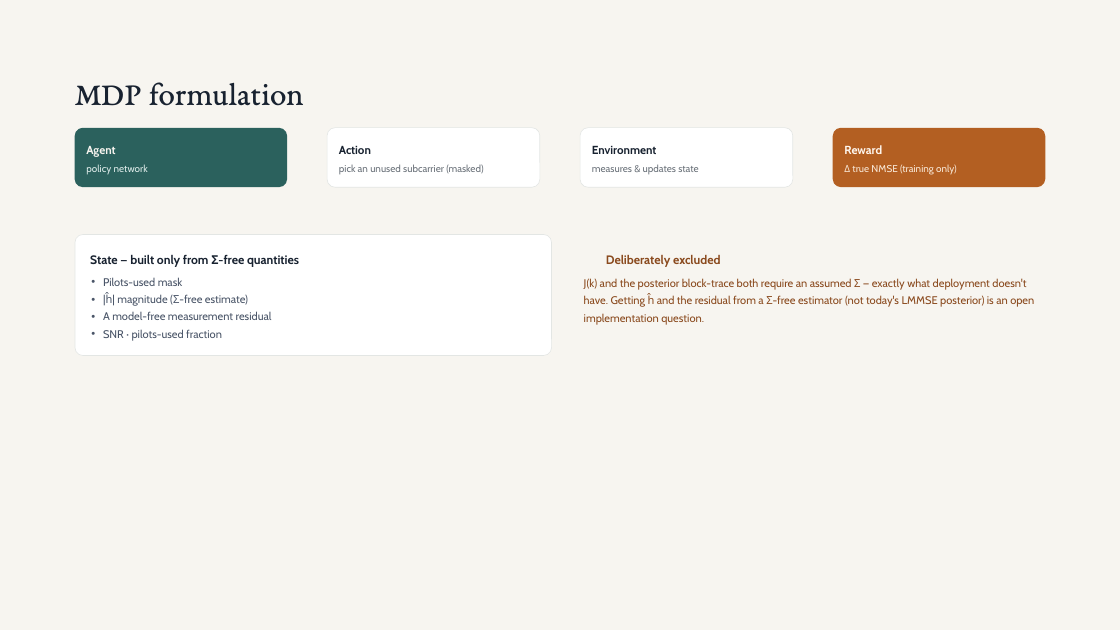
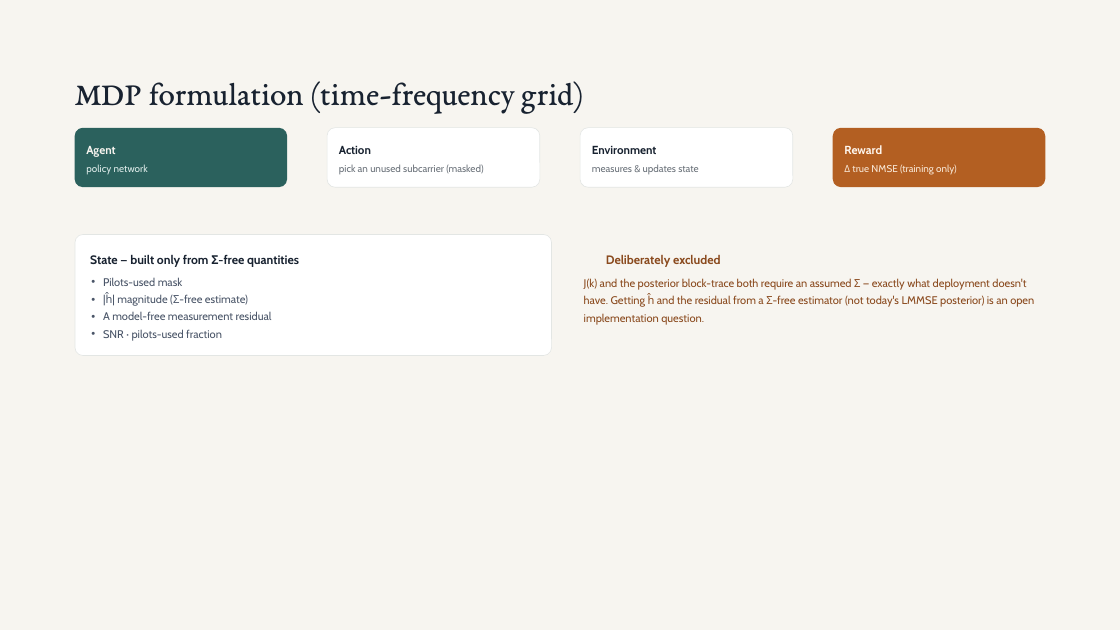
Before and after one commit to tal-pardo/model_based_pilot_allocation, a slide deck: slide 17 of Adaptive Pilot allocation - Research Presentation.pptx. Drawn at 1120x630 pixels with LibreOffice and Linux fonts; fonts in the diff are those of the drawing; background and template pictures are left out. Boxes give left, top, right and bottom in pixels: in the first picture for what was removed or moved away, otherwise in the second. Text is boxed around its words. In the diff, an @@ line names an element or a change of style, - is before the commit and + after.

```diff
--- a/Adaptive Pilot allocation - Research Presentation.pptx
+++ b/Adaptive Pilot allocation - Research Presentation.pptx
@@ title at bbox=[75, 81, 583, 114]: text changed @@
-MDP formulation
+MDP formulation (time-frequency grid)
```
Also in this commit, not shown: 4 other slides changed, 3 slides added, 5 slides removed, 4 other files.
